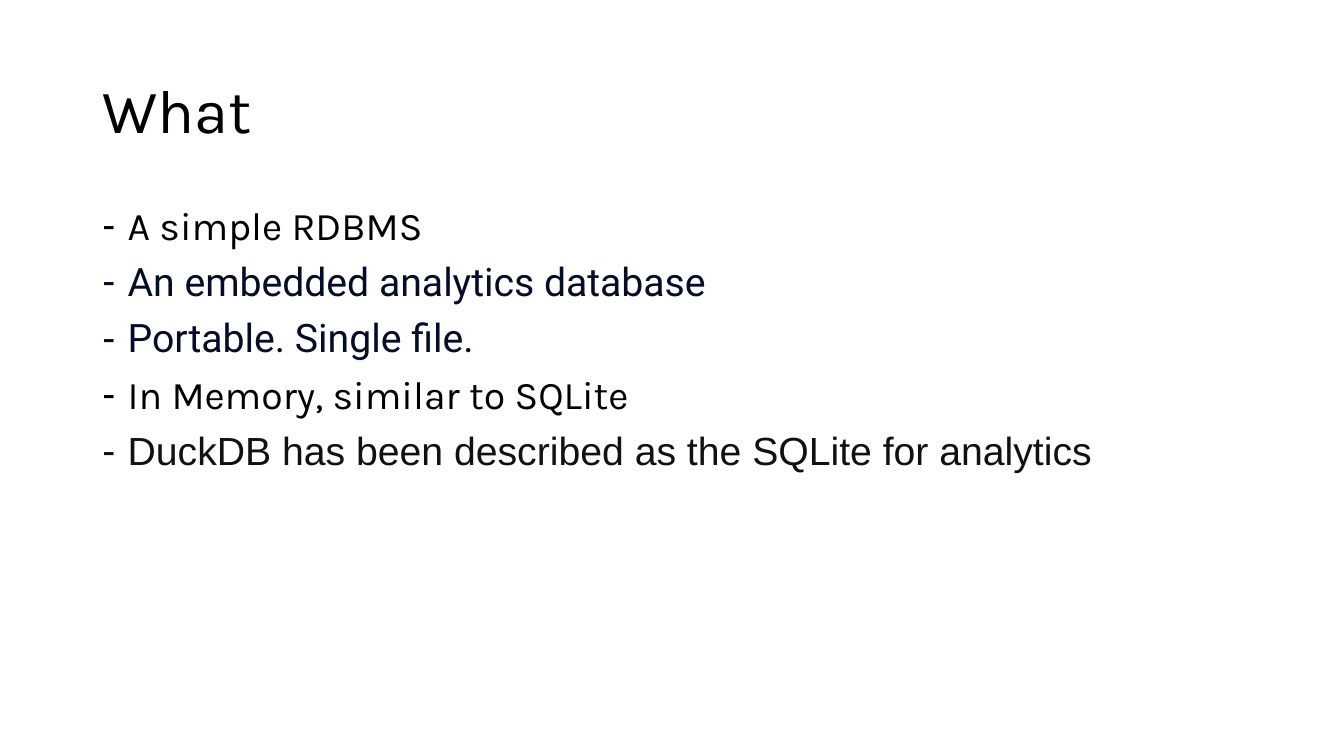
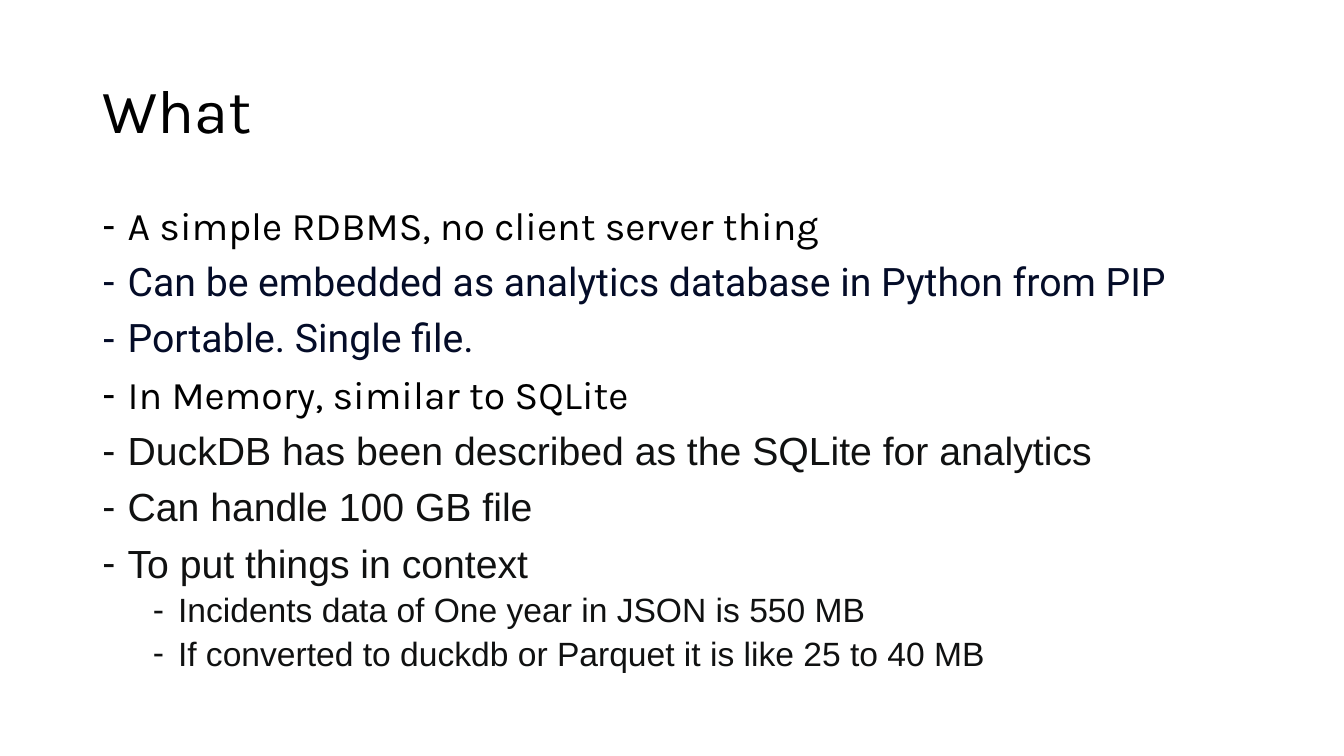
Before and after one commit to iyusufhpe/cope_pagerduty, a slide deck: slide 2 of docs/Analytics with DuckDB.pptx. Drawn at 1344x756 pixels with LibreOffice and Linux fonts; fonts in the diff are those of the drawing. Boxes give left, top, right and bottom in pixels: in the first picture for what was removed or moved away, otherwise in the second. Text is boxed around its words. In the diff, an @@ line names an element or a change of style, - is before the commit and + after.

```diff
--- a/docs/Analytics with DuckDB.pptx
+++ b/docs/Analytics with DuckDB.pptx
@@ text at bbox=[128, 213, 1166, 305]: text changed @@
-– A simple RDBMS
-– An embedded analytics database
+– A simple RDBMS, no client server thing
+– Can be embedded as analytics database in Python from PIP
@@ text at bbox=[128, 492, 984, 673]: paragraphs added @@
+– Can handle 100 GB file
+– To put things in context
+  – Incidents data of One year in JSON is 550 MB
+  – If converted to duckdb or Parquet it is like 25 to 40 MB
```
Also in this commit, not shown: 2 other slides changed, 3 slides added, 1 slide removed, 3 other files.
